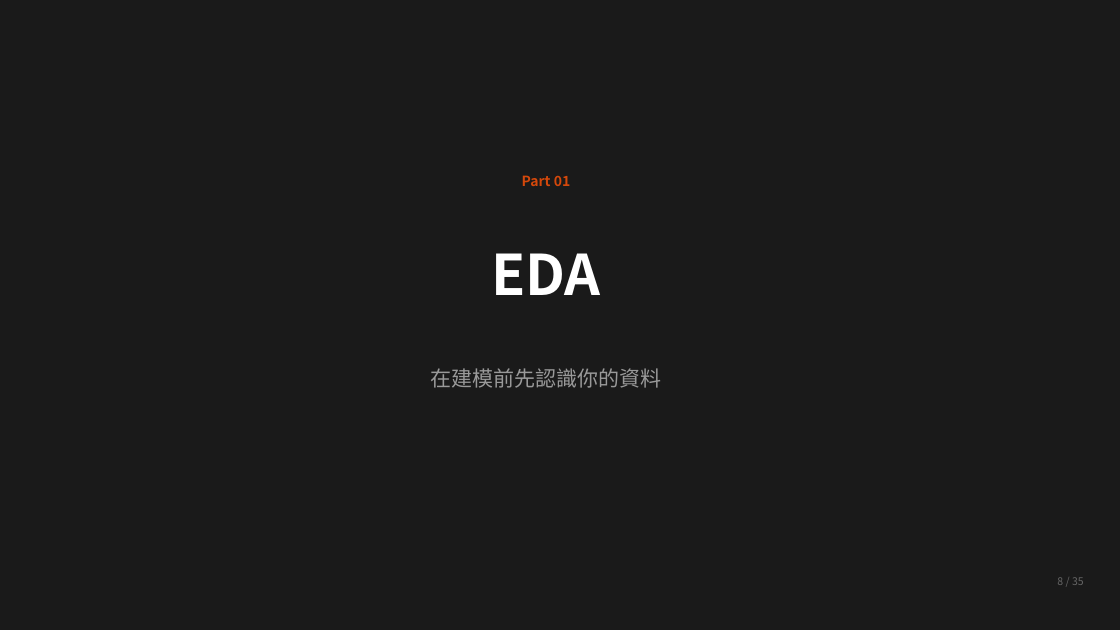
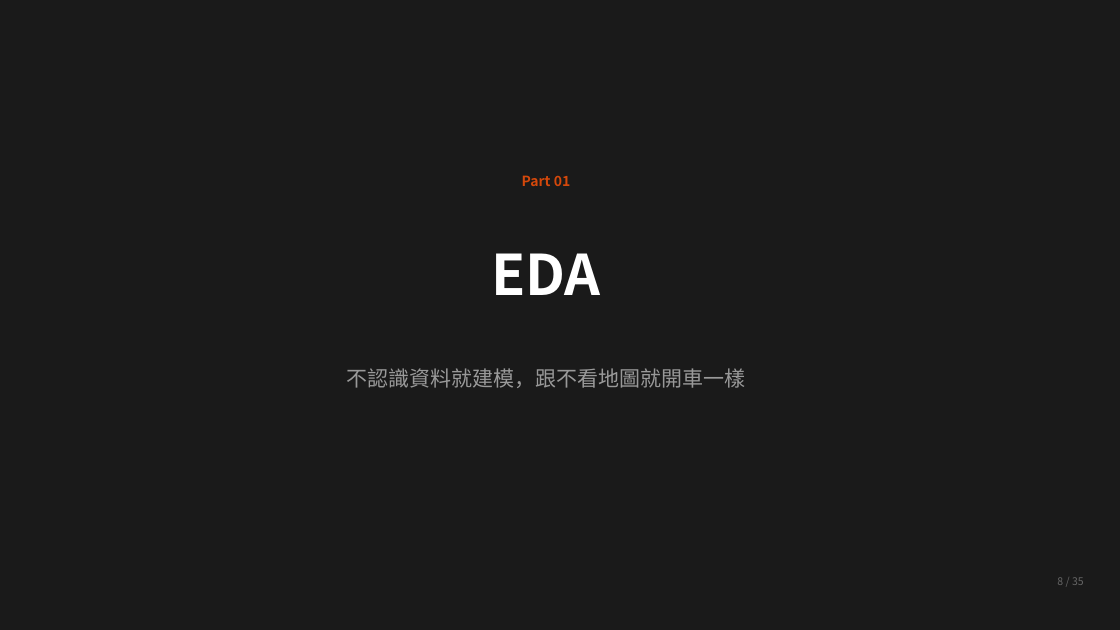
Before and after one commit to guanyuhoujeff/114-2-Data-Analysis-in-Casualty-Insurance-co-teaching, a slide deck: slide 7 of presentation_v2.pptx (slide 8 before the commit). Drawn at 1120x630 pixels with LibreOffice and Linux fonts; fonts in the diff are those of the drawing. Boxes give left, top, right and bottom in pixels: in the first picture for what was removed or moved away, otherwise in the second. Text is boxed around its words. In the diff, an @@ line names an element or a change of style, - is before the commit and + after.

```diff
--- a/presentation_v2.pptx
+++ b/presentation_v2.pptx
@@ text at [346,368,745,388]: text changed @@
-在建模前先認識你的資料
+不認識資料就建模，跟不看地圖就開車一樣
```
Also in this commit, not shown: 15 other slides changed, 6 slides added, 6 slides removed, 4 other files.
